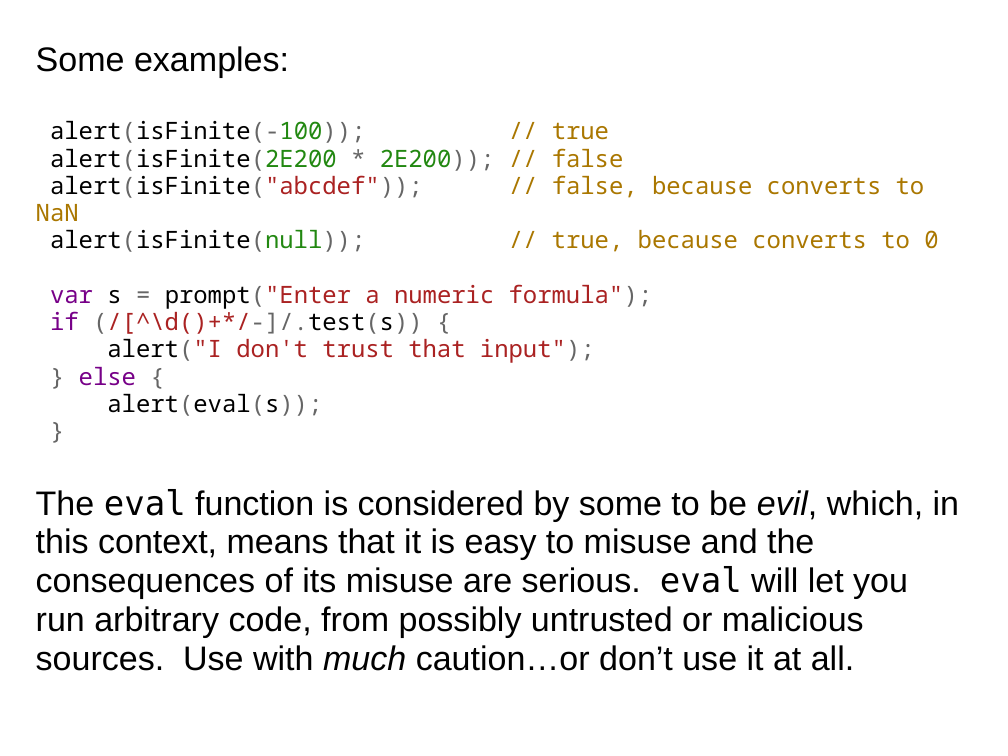
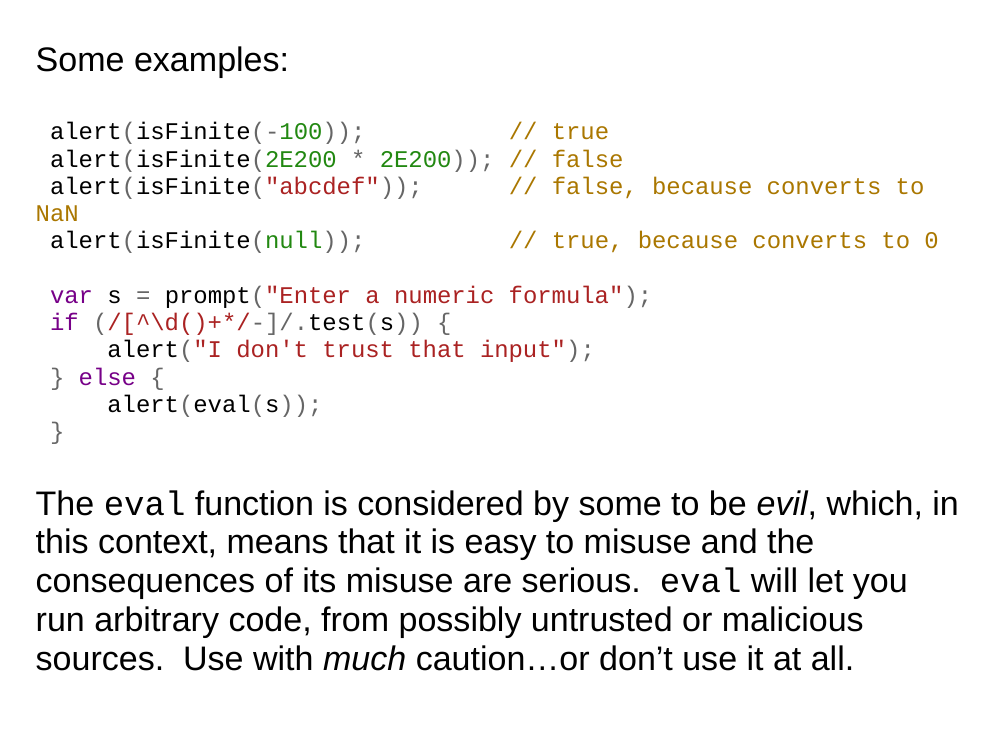
Before and after one commit to dondi/javascript-book, a slide deck: slide 36 of presentations/Chapter_7_Presentation.ppt. Drawn at 1008x756 pixels with LibreOffice and Linux fonts; fonts in the diff are those of the drawing; background and template pictures are left out. Boxes give left, top, right and bottom in pixels: in the first picture for what was removed or moved away, otherwise in the second. Text is boxed around its words. In the diff, an @@ line names an element or a change of style, - is before the commit and + after.

Commit message:
More font tweaks.

```diff
--- a/presentations/Chapter_7_Presentation.ppt
+++ b/presentations/Chapter_7_Presentation.ppt
@@ text at bbox=[36, 122, 958, 671]: font Noto Sans Mono to Courier New in "alert(isFinite(-100)); // true alert(isFinite(2E200 * 2E200) ..."; font DejaVu Sans Mono to Courier New in "eval eval" @@
```
Also in this commit, not shown: 27 other slides changed.
